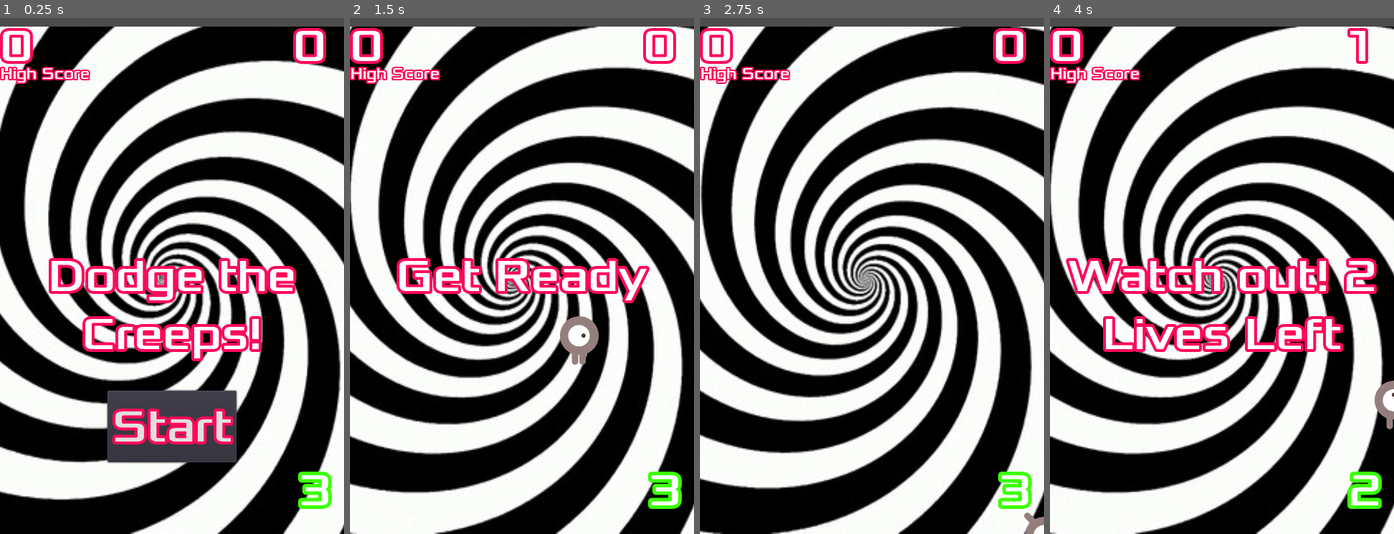
Above: before the commit, frames 1-4 (left to right).
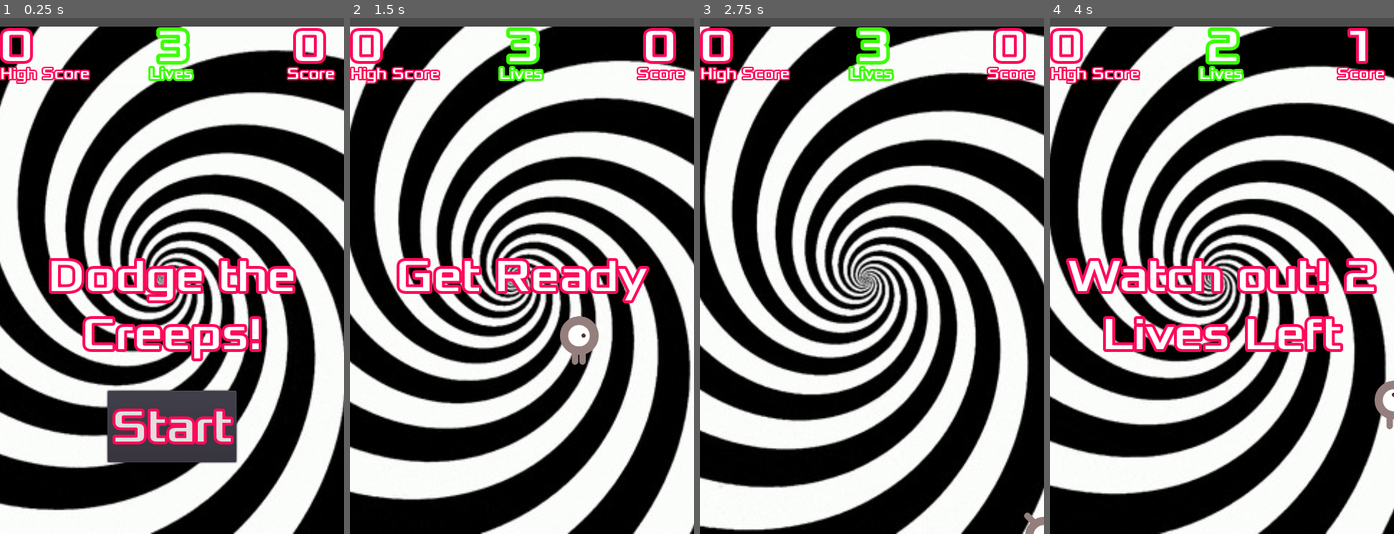
Above: after the commit, the same moments.

Repository: 44351-w22/godot-tutorial-TheMusicMan28
Game: Godot game, scene res://Main.tscn
The game is run twice, just before and just after one commit, with the same random seed, the same clock (stepped at 60 frames per second) and the same inputs.
Inputs:
- Up to frame 1 (0.25 s): no input
- Up to frame 2 (1.5 s): click "Start" at 0.5 s; hold Right (ui_right) from 1.28 s (still down)
- Up to frame 3 (2.75 s): release Right (ui_right) at 2.03 s; hold Down (ui_down) from 2.03 s (still down)
- Up to frame 4 (4 s): release Down (ui_down) at 2.78 s; hold Right (ui_right) 2.78-3.53 s; hold Up (ui_up) from 3.53 s (still down)

The runs differ from the first frame. In frame 1, 75% of the frame differs, in the area x 0-100%, y 1-100%; in frame 2, 81%; in frame 3, 94%; in frame 4, 87%.

Commit message:
added labels

Diff:
--- a/HUD.tscn
+++ b/HUD.tscn
@@ -24,6 +24,12 @@
 [sub_resource type="DynamicFont" id=5]
 size = 64
 outline_size = 5
+outline_color = Color( 0.235294, 1, 0.0235294, 1 )
+font_data = ExtResource( 1 )
+
+[sub_resource type="DynamicFont" id=6]
+size = 22
+outline_size = 3
 outline_color = Color( 0.235294, 1, 0.0235294, 1 )
 font_data = ExtResource( 1 )
 
@@ -97,19 +103,38 @@
 one_shot = true
 
 [node name="lives" type="Label" parent="."]
-anchor_left = 1.0
-anchor_top = 1.0
-anchor_right = 1.0
-anchor_bottom = 1.0
-margin_left = -64.0
-margin_top = -100.0
-margin_right = -19.0
-margin_bottom = -22.0
+anchor_left = 0.5
+anchor_right = 0.5
+margin_left = -22.5
+margin_right = 22.5
+margin_bottom = 78.0
 custom_fonts/font = SubResource( 5 )
 text = "3"
 __meta__ = {
 "_edit_use_anchors_": false
 }
 
+[node name="LV" type="Label" parent="."]
+margin_left = 208.0
+margin_top = 64.0
+margin_right = 269.0
+margin_bottom = 91.0
+custom_fonts/font = SubResource( 6 )
+text = "Lives"
+__meta__ = {
+"_edit_use_anchors_": false
+}
+
+[node name="CS" type="Label" parent="."]
+margin_left = 400.0
+margin_top = 64.0
+margin_right = 467.0
+margin_bottom = 91.0
+custom_fonts/font = SubResource( 4 )
+text = "Score"
+__meta__ = {
+"_edit_use_anchors_": false
+}
+
 [connection signal="pressed" from="StartButton" to="." method="_on_StartButton_pressed"]
 [connection signal="timeout" from="MessageTimer" to="." method="_on_Message_Timer_timeout"]
--- a/Main.tscn
+++ b/Main.tscn
@@ -268,7 +268,7 @@
 position = Vector2( 232, 365.75 )
 scale = Vector2( 2.00667, 2.09615 )
 frames = SubResource( 2 )
-frame = 46
+frame = 171
 speed_scale = 5.0
 playing = true
 
--- a/Player.gd
+++ b/Player.gd
@@ -50,6 +50,7 @@
 	lives = livesIn
 
 func _on_Player_body_entered(body):
+	body.queue_free()
 	if lives <= 1:
 		hide()
 		emit_signal('hit')
Not shown: 1 places in HUD.tscn that only renumber resources
